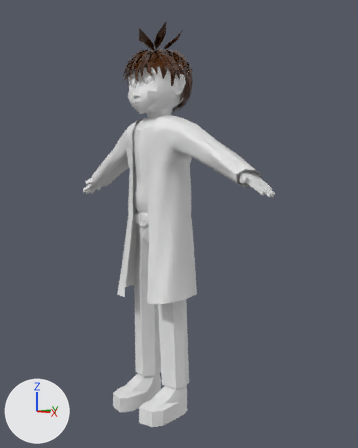
A saved change to the Blender file Assets/Models/Investigator.blend.
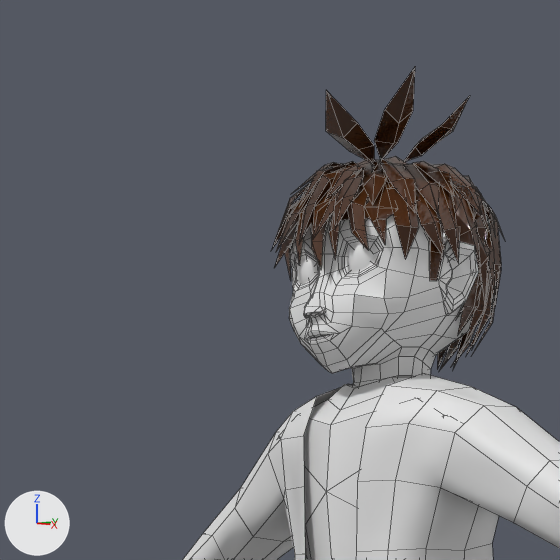
Old and new are each drawn whole from a camera (50 mm lens) standing at (4.91, -4.04, 2.97) and looking at (0.22, 0.48, 2.48) and again close up on the part from 11% to 59% of the width and 0% to 38% of the height. Every picture has the same lights, and +X, +Y and +Z are marked at lower left. The close-ups show mesh edges as thin lines.
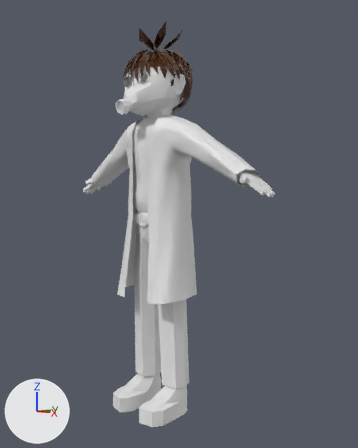
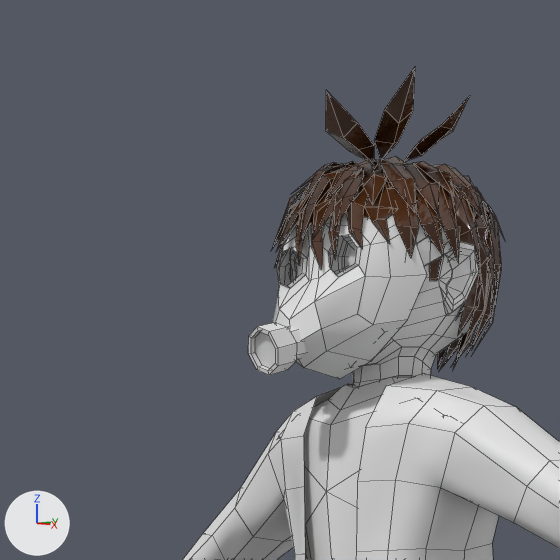
Location of each change, [x1, y1, x2, y2] in pixels of the close-ups (560 x 560 px; the box of a moved part takes in the faces that stretch with it):
'Circle.006', added: after [273, 203, 427, 379]
'Cylinder', added: after [248, 322, 306, 375]
'Plane.003', added: after [417, 227, 492, 266]
part 1 of me_plane_002, moved or reshaped: before [348, 202, 418, 259]; after [347, 202, 418, 258]

Edits to the bpy script that builds the scene:
```text
Add mat_material_006:
    mat_material_006 = principled_material('Material.006')
    mat_material_006.base_color = (0.8, 0.8, 0.8)  # white #e7e7e7
Add mat_material_005:
    mat_material_005 = principled_material('Material.005')
    mat_material_005.base_color = (0.8, 0.8, 0.8)  # white #e7e7e7
Change me_plane_002:
    where me_plane_002.from_pydata(...)  # 766 vertices, 618 faces; spans x -0.412..0.442, y -0.162..0.844, z 3.935..4.934
    used by ob_plane_002; location = (0.0, 0.0, 0.0)
    me_plane_002 part 1
    me_plane_002.vertices[20].co: (0.242, -0.008, 4.37) -> (0.242, -0.028, 4.37)  # pixel (365, 231) -> pixel (361, 230)
    me_plane_002.vertices[23].co: (0.258, -0.009, 4.298) -> (0.258, -0.04, 4.298)  # pixel (368, 250) -> pixel (362, 249)
    me_plane_002.vertices[24].co: (0.222, -0.043, 4.378) -> (0.222, -0.058, 4.378)  # pixel (354, 228) -> pixel (351, 227)
    me_plane_002.vertices[26].co: (0.195, -0.035, 4.369) -> (0.195, -0.048, 4.369)  # pixel (351, 232) -> pixel (349, 232)
    me_plane_002.vertices[88].co: (0.294, 0.042, 4.32) -> (0.318, 0.042, 4.32)  # pixel (385, 245) -> pixel (389, 244)
    me_plane_002.vertices[204].co: (0.323, 0.116, 4.273) -> (0.353, 0.116, 4.273)  # pixel (405, 259) -> pixel (410, 258)
Add me_cylinder:
    me_cylinder.from_pydata(...)  # 48 vertices, 42 faces; spans x -0.09..0.09, y -0.329..-0.078, z 3.844..4.053
    me_cylinder.polygons.foreach_set('use_smooth', [True] * 42)
    me_cylinder.materials.append(mat_material_006)  # white #e7e7e7
Add me_plane_003:
    me_plane_003.from_pydata([(0.371, 0.3, 4.429), (0.373, 0.311, 4.329), (0.325, 0.107, 4.205), (0.337, 0.11, 4.303), (0.222, 0.654, 4.439), (0.248, 0.665, 4.338), (0.363, 0.435, 4.436), (0.325, 0.535, 4.439), (0.351, 0.546, 4.338), (0.382, 0.446, 4.336)], [], [(3, 2, 1, 0), (0, 1, 9, 6), (6, 9, 8, 7), (7, 8, 5, 4)])
Add me_circle_006:
    me_circle_006.from_pydata(...)  # 73 vertices, 60 faces; spans x -0.723..0.723, y -0.524..0.767, z -0.645..0.043
    me_circle_006.polygons.foreach_set('use_smooth', [True] * 60)
    me_circle_006.materials.append(mat_material_005)  # white #e7e7e7
Add ob_cylinder:
    ob_cylinder = bpy.data.objects.new('Cylinder', me_cylinder)
    ob_cylinder.location = (0.0, 0.0, 0.0)
Add ob_plane_003:
    ob_plane_003 = bpy.data.objects.new('Plane.003', me_plane_003)
    ob_plane_003.location = (0.0, 0.0, 0.0)
    _m = ob_plane_003.modifiers.new('Mirror', 'MIRROR')
    _m = ob_plane_003.modifiers.new('Solidify', 'SOLIDIFY')
Add ob_circle_006:
    ob_circle_006 = bpy.data.objects.new('Circle.006', me_circle_006)
    ob_circle_006.location = (0.0, -0.149, 4.147)
    ob_circle_006.rotation_euler = (1.488, 0.0, 0.0)  # degrees (85, 0, 0)
    ob_circle_006.scale = (0.509, 0.509, 0.509)
```
